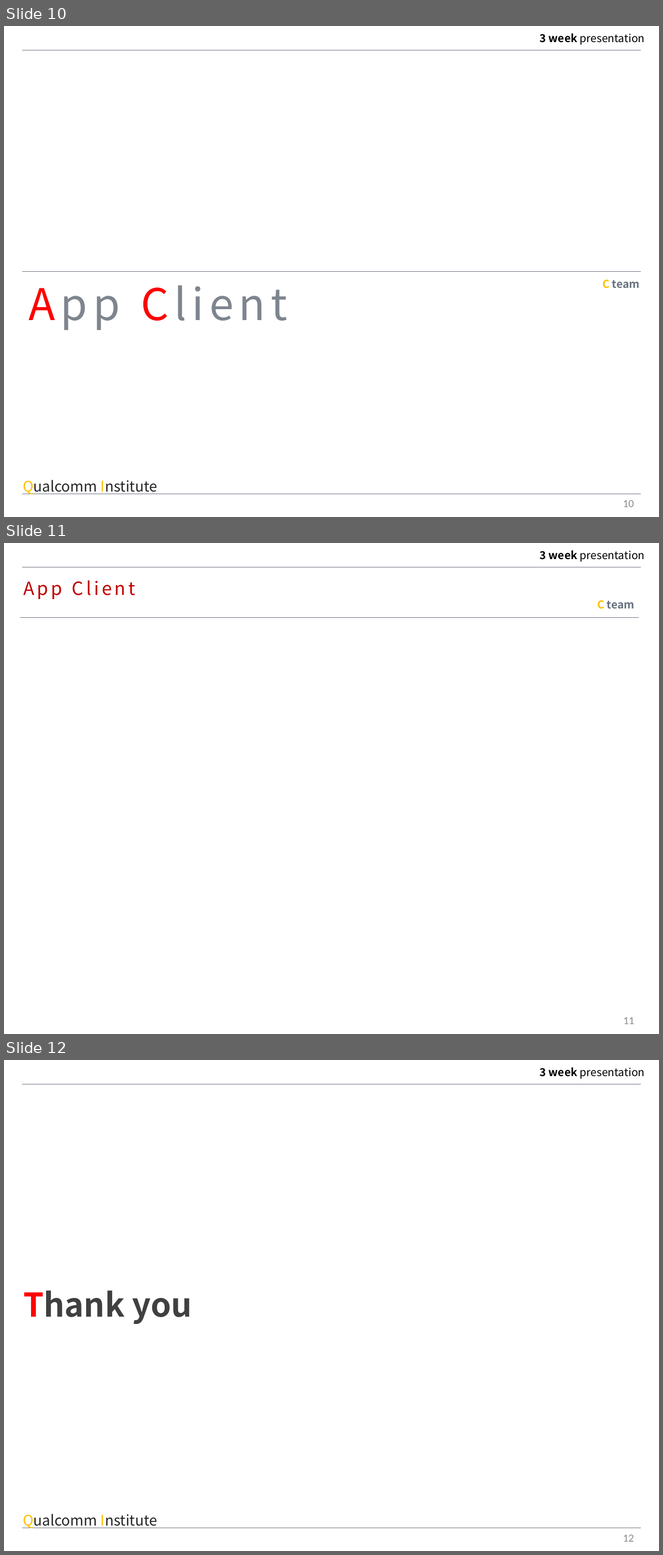
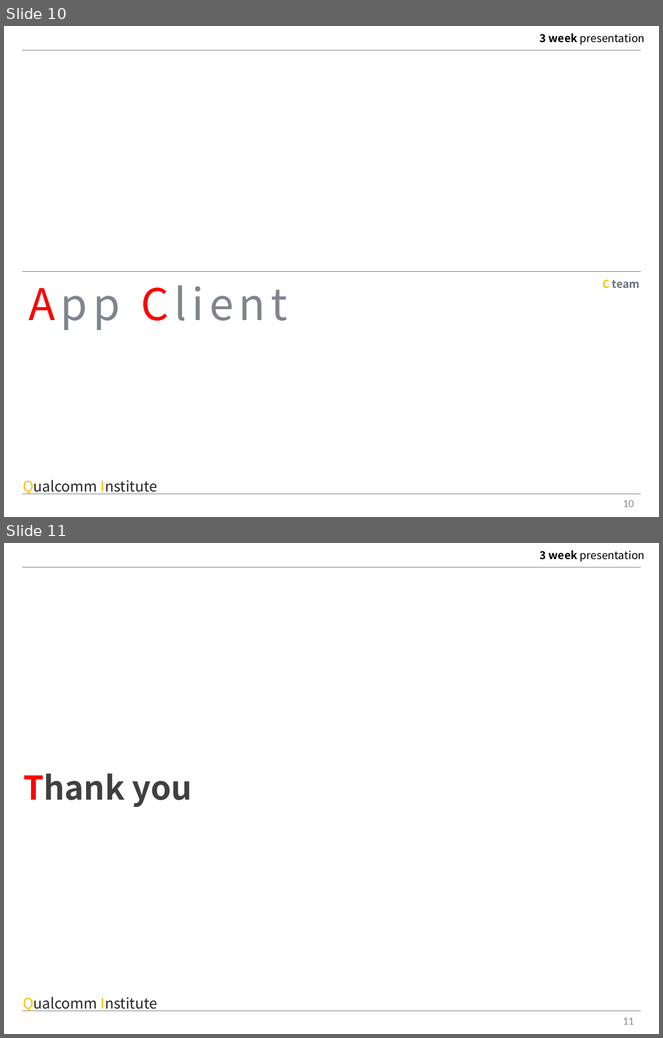
Before and after one commit to MAENGSOOHOON/summer2017IoT, a slide deck: 3week/ppt/3week.pptx. Shown one above the other, each under a label of ours: slides 10, 11 and 12 before the commit, slides 10 and 11 after it. The pictures are 663x1555 and 663x1038 pixels, drawn with LibreOffice and Linux fonts; fonts in the diff are those of the drawing. Boxes give left, top, right and bottom in pixels: in the first picture for what was removed or moved away, otherwise in the second. Text is boxed around its words. In the diff, an @@ line names an element or a change of style, - is before the commit and + after.

Commit message:
dd

```diff
--- a/3week/ppt/3week.pptx
+++ b/3week/ppt/3week.pptx
@@ slide 11 removed at bbox=[4, 543, 659, 1034], background #FFFFFF; not listed: 2 template elements that a slide beside it also shows @@
@@ text removed at bbox=[23, 580, 136, 599] @@
-App Client
@@ text removed at bbox=[597, 600, 635, 609] @@
-C team
@@ line removed from (20, 618) to (639, 618) @@
@@ page number removed at bbox=[623, 1017, 634, 1025] @@
-11
@@ what was slide 12 is now slide 11 @@
@@ page number at bbox=[623, 1018, 634, 1025]: text changed @@
-12
+11
```
